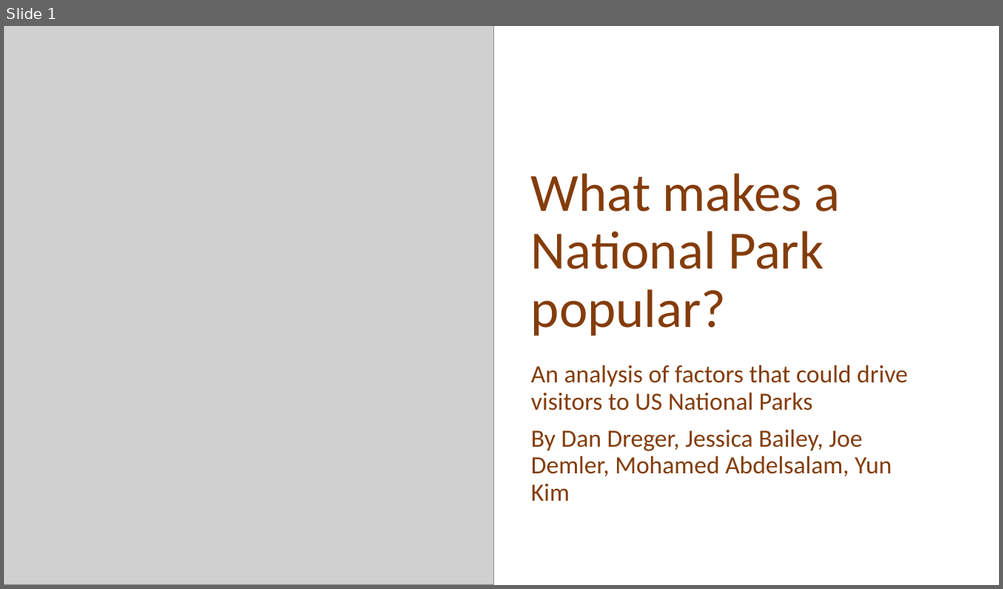
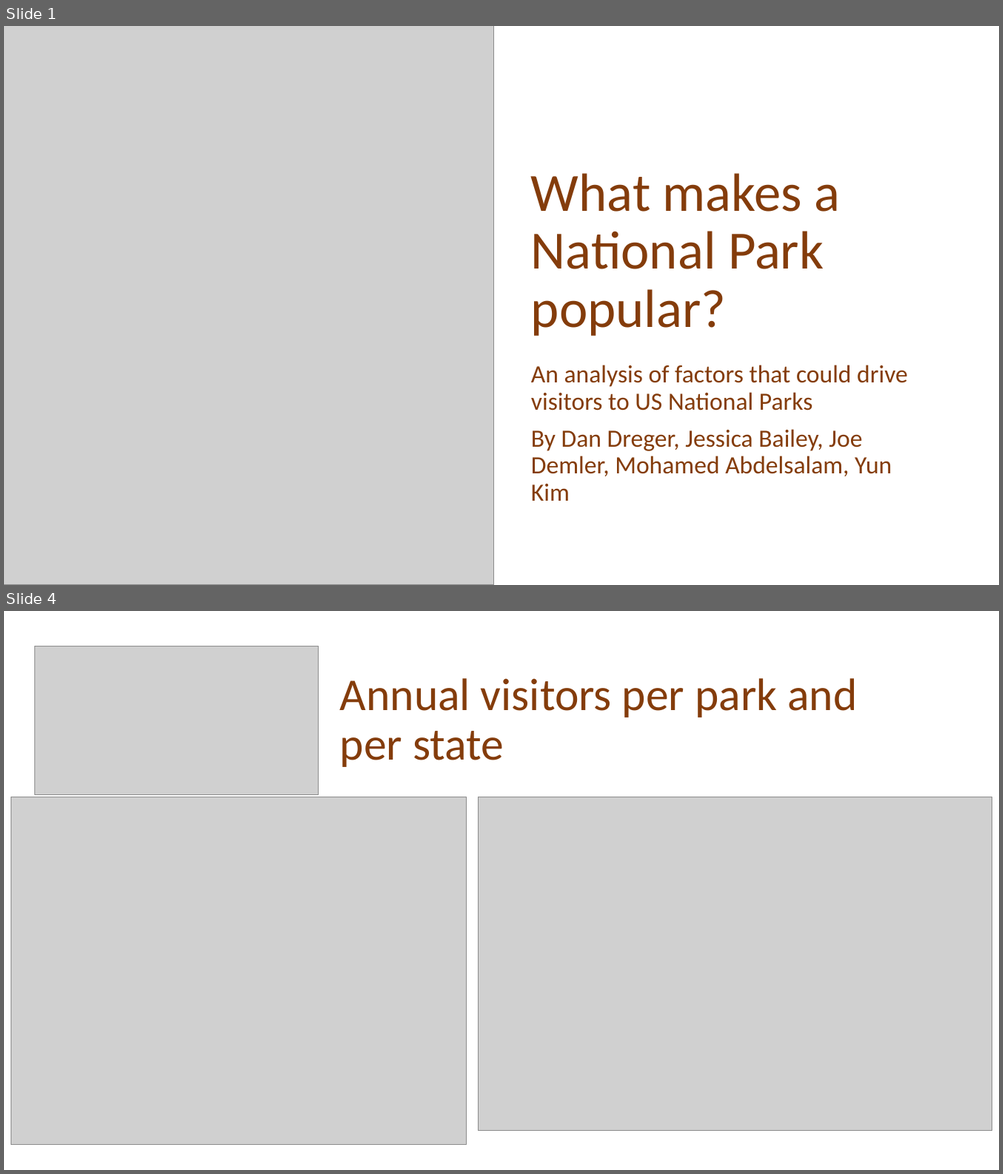
Before and after one commit to JessicaRBailey/Group_CA, a slide deck: What_Makes_A_National_Park_Popular.pptx. Shown one above the other, each under a label of ours: slide 1 before the commit, slides 1 and 4 after it; the slides between them are not shown. The pictures are 1003x589 and 1003x1174 pixels, drawn with LibreOffice and Linux fonts; fonts in the diff are those of the drawing; grey boxes stand for pictures. Boxes give left, top, right and bottom in pixels: in the first picture for what was removed or moved away, otherwise in the second. Text is boxed around its words. In the diff, an @@ line names an element or a change of style, - is before the commit and + after.

```diff
--- a/What_Makes_A_National_Park_Popular.pptx
+++ b/What_Makes_A_National_Park_Popular.pptx
@@ slide 4 added at bbox=[4, 611, 999, 1170], background #FFFFFF @@
@@ picture added at bbox=[35, 646, 318, 795] @@
@@ title added at bbox=[340, 678, 856, 767], 44 pt, text #843C0B @@
+Annual visitors per park and per state
@@ picture added at bbox=[11, 797, 466, 1145] @@
@@ picture added at bbox=[478, 797, 992, 1131] @@
```
Also in this commit, not shown: 2 slides changed, 1 other slide added, 1 slide removed.
